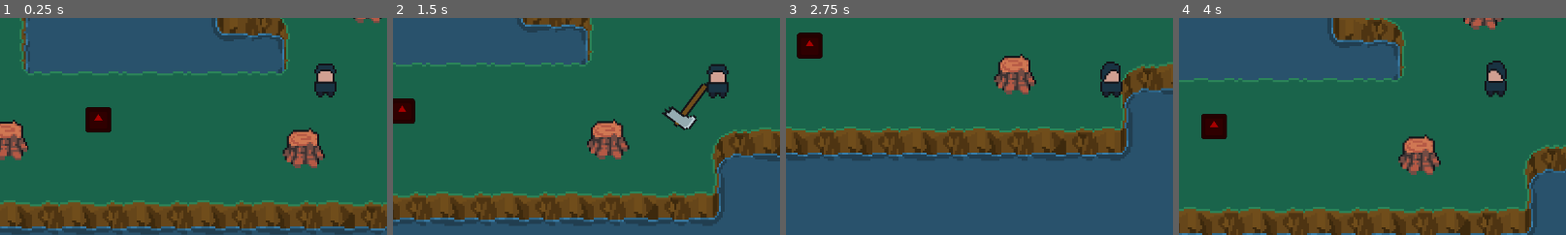
Above: before the commit, frames 1-4 (left to right).
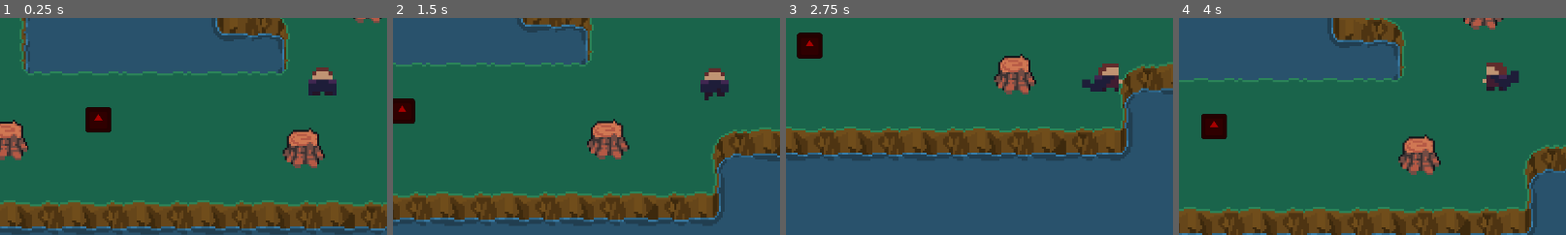
Above: after the commit, the same moments.

Repository: Nademtis/2D-MeleeCombat-and-pathfinding
Game: Godot game, scene res://main.tscn
The game is run twice, just before and just after one commit, with the same random seed, the same clock (stepped at 60 frames per second) and the same inputs. The engine's default icon, where the game draws it, is replaced by a stand-in: a white triangle on a blue panel in a dark square.
Inputs (mouse positions are % of the whole screen's width and height, from its top left):
- Up to frame 1 (0.25 s): no input
- Up to frame 2 (1.5 s): tap Enter at 0.5 s; move the mouse to (72, 45) at 0.52 s; press the mouse at (72, 45) at 0.53 s; hold D (right) 0.53-1.28 s; move the mouse to (30, 55) at 1.27 s; release the mouse at (30, 55) at 1.28 s; hold S (down) from 1.28 s (still down); right-click (30, 55) at 1.35 s
- Up to frame 3 (2.75 s): move the mouse to (60, 28) at 2.02 s; release S (down) at 2.03 s; press the mouse at (60, 28) at 2.03 s; hold D (right) from 2.03 s (still down)
- Up to frame 4 (4 s): move the mouse to (45, 70) at 2.77 s; release D (right) at 2.78 s; release the mouse at (45, 70) at 2.78 s; hold W (up) 2.78-3.53 s; right-click (45, 70) at 2.85 s; move the mouse to (80, 65) at 3.52 s; press the mouse at (80, 65) at 3.53 s; hold Left (left) from 3.53 s (still down)
The pictures show only the part of the screen within x 8-58%, y 36-86%; the shares and areas given below are measured in that part.

The runs differ from the first frame. In frame 1, 0.7% of the frame differs, in the area x 79-87%, y 20-37%; in frame 2, 1.5%, in the area x 69-87%, y 20-52%; in frame 3, 1.0%; in frame 4, 1.0%.

Commit message:
right before refactor combat to animation based

Diff:
--- a/game/player/attack.tscn
+++ b/game/player/attack.tscn
@@ -204,6 +204,7 @@
 }
 
 [node name="attack" type="Node2D"]
+visible = false
 script = ExtResource("1_adh8c")
 
 [node name="Sprite2D" type="Sprite2D" parent="."]
--- a/game/player/player.tscn
+++ b/game/player/player.tscn
@@ -1,46 +1,359 @@
-[gd_scene load_steps=9 format=3 uid="uid://bgcsvqqyjw1qp"]
+[gd_scene load_steps=56 format=3 uid="uid://bgcsvqqyjw1qp"]
 
 [ext_resource type="Script" path="res://player/scripts/player.gd" id="1_f8ifd"]
-[ext_resource type="Texture2D" uid="uid://cib2bbxj5rnk2" path="res://assets/player/Guy.png" id="2_ugcwi"]
 [ext_resource type="Script" path="res://player/axe.gd" id="3_8ikbw"]
-
-[sub_resource type="AtlasTexture" id="AtlasTexture_xexu8"]
-atlas = ExtResource("2_ugcwi")
-region = Rect2(0, 0, 32, 32)
-
-[sub_resource type="AtlasTexture" id="AtlasTexture_0wg2x"]
-atlas = ExtResource("2_ugcwi")
-region = Rect2(64, 0, 32, 32)
-
-[sub_resource type="AtlasTexture" id="AtlasTexture_n01hr"]
-atlas = ExtResource("2_ugcwi")
-region = Rect2(32, 0, 32, 32)
+[ext_resource type="Texture2D" uid="uid://cxjwq87qs2bxh" path="res://assets/player/idle_down.png" id="3_kr74e"]
+[ext_resource type="Texture2D" uid="uid://brmkfhpbgvrnd" path="res://assets/player/attack_1_right.png" id="3_s4nyg"]
+[ext_resource type="Texture2D" uid="uid://bwtx4ep8cwarv" path="res://assets/player/attack_2_right.png" id="4_2dj8s"]
+[ext_resource type="Texture2D" uid="uid://lna1kohtapwr" path="res://assets/player/walk_left.png" id="4_8jtpt"]
+[ext_resource type="Texture2D" uid="uid://dsrt8v041grvw" path="res://assets/player/walk_down.png" id="4_xb4ml"]
+[ext_resource type="Texture2D" uid="uid://yyovrvge7xtn" path="res://assets/player/walk_right.png" id="5_bc13y"]
+[ext_resource type="Texture2D" uid="uid://b6ug3j0f7bisk" path="res://assets/player/walk_up.png" id="7_8ppyk"]
+
+[sub_resource type="AtlasTexture" id="AtlasTexture_7s7li"]
+atlas = ExtResource("3_s4nyg")
+region = Rect2(0, 0, 32, 32)
+
+[sub_resource type="AtlasTexture" id="AtlasTexture_cnnx1"]
+atlas = ExtResource("3_s4nyg")
+region = Rect2(32, 0, 32, 32)
+
+[sub_resource type="AtlasTexture" id="AtlasTexture_fe2hm"]
+atlas = ExtResource("3_s4nyg")
+region = Rect2(64, 0, 32, 32)
+
+[sub_resource type="AtlasTexture" id="AtlasTexture_vmsc1"]
+atlas = ExtResource("3_s4nyg")
+region = Rect2(96, 0, 32, 32)
+
+[sub_resource type="AtlasTexture" id="AtlasTexture_7rcj1"]
+atlas = ExtResource("3_s4nyg")
+region = Rect2(128, 0, 32, 32)
+
+[sub_resource type="AtlasTexture" id="AtlasTexture_7et2l"]
+atlas = ExtResource("4_2dj8s")
+region = Rect2(0, 0, 32, 32)
+
+[sub_resource type="AtlasTexture" id="AtlasTexture_1j4u1"]
+atlas = ExtResource("4_2dj8s")
+region = Rect2(32, 0, 32, 32)
+
+[sub_resource type="AtlasTexture" id="AtlasTexture_dc83i"]
+atlas = ExtResource("4_2dj8s")
+region = Rect2(64, 0, 32, 32)
+
+[sub_resource type="AtlasTexture" id="AtlasTexture_uayaf"]
+atlas = ExtResource("4_2dj8s")
+region = Rect2(96, 0, 32, 32)
+
+[sub_resource type="AtlasTexture" id="AtlasTexture_b17ul"]
+atlas = ExtResource("4_2dj8s")
+region = Rect2(128, 0, 32, 32)
+
+[sub_resource type="AtlasTexture" id="AtlasTexture_mqr72"]
+atlas = ExtResource("3_kr74e")
+region = Rect2(0, 0, 32, 32)
+
+[sub_resource type="AtlasTexture" id="AtlasTexture_pudmo"]
+atlas = ExtResource("3_kr74e")
+region = Rect2(32, 0, 32, 32)
+
+[sub_resource type="AtlasTexture" id="AtlasTexture_4ae1p"]
+atlas = ExtResource("3_kr74e")
+region = Rect2(64, 0, 32, 32)
+
+[sub_resource type="AtlasTexture" id="AtlasTexture_2fwxy"]
+atlas = ExtResource("3_kr74e")
+region = Rect2(96, 0, 32, 32)
+
+[sub_resource type="AtlasTexture" id="AtlasTexture_ddbil"]
+atlas = ExtResource("3_kr74e")
+region = Rect2(128, 0, 32, 32)
+
+[sub_resource type="AtlasTexture" id="AtlasTexture_mhbog"]
+atlas = ExtResource("3_kr74e")
+region = Rect2(160, 0, 32, 32)
+
+[sub_resource type="AtlasTexture" id="AtlasTexture_dhrqf"]
+atlas = ExtResource("4_xb4ml")
+region = Rect2(0, 0, 32, 32)
+
+[sub_resource type="AtlasTexture" id="AtlasTexture_8xgjy"]
+atlas = ExtResource("4_xb4ml")
+region = Rect2(32, 0, 32, 32)
+
+[sub_resource type="AtlasTexture" id="AtlasTexture_x6gp0"]
+atlas = ExtResource("4_xb4ml")
+region = Rect2(64, 0, 32, 32)
+
+[sub_resource type="AtlasTexture" id="AtlasTexture_4c5vp"]
+atlas = ExtResource("4_xb4ml")
+region = Rect2(96, 0, 32, 32)
+
+[sub_resource type="AtlasTexture" id="AtlasTexture_rembl"]
+atlas = ExtResource("4_xb4ml")
+region = Rect2(128, 0, 32, 32)
+
+[sub_resource type="AtlasTexture" id="AtlasTexture_6inw5"]
+atlas = ExtResource("4_xb4ml")
+region = Rect2(160, 0, 32, 32)
+
+[sub_resource type="AtlasTexture" id="AtlasTexture_r5rtq"]
+atlas = ExtResource("4_xb4ml")
+region = Rect2(192, 0, 32, 32)
+
+[sub_resource type="AtlasTexture" id="AtlasTexture_lipxw"]
+atlas = ExtResource("4_xb4ml")
+region = Rect2(224, 0, 32, 32)
+
+[sub_resource type="AtlasTexture" id="AtlasTexture_sagli"]
+atlas = ExtResource("4_8jtpt")
+region = Rect2(0, 0, 32, 32)
+
+[sub_resource type="AtlasTexture" id="AtlasTexture_cyr4b"]
+atlas = ExtResource("4_8jtpt")
+region = Rect2(32, 0, 32, 32)
+
+[sub_resource type="AtlasTexture" id="AtlasTexture_k6rou"]
+atlas = ExtResource("4_8jtpt")
+region = Rect2(64, 0, 32, 32)
+
+[sub_resource type="AtlasTexture" id="AtlasTexture_wxm35"]
+atlas = ExtResource("4_8jtpt")
+region = Rect2(96, 0, 32, 32)
+
+[sub_resource type="AtlasTexture" id="AtlasTexture_3fjet"]
+atlas = ExtResource("4_8jtpt")
+region = Rect2(128, 0, 32, 32)
+
+[sub_resource type="AtlasTexture" id="AtlasTexture_q64kq"]
+atlas = ExtResource("4_8jtpt")
+region = Rect2(160, 0, 32, 32)
+
+[sub_resource type="AtlasTexture" id="AtlasTexture_uwycn"]
+atlas = ExtResource("5_bc13y")
+region = Rect2(0, 0, 32, 32)
+
+[sub_resource type="AtlasTexture" id="AtlasTexture_twd2k"]
+atlas = ExtResource("5_bc13y")
+region = Rect2(32, 0, 32, 32)
+
+[sub_resource type="AtlasTexture" id="AtlasTexture_htq18"]
+atlas = ExtResource("5_bc13y")
+region = Rect2(64, 0, 32, 32)
+
+[sub_resource type="AtlasTexture" id="AtlasTexture_3lnlw"]
+atlas = ExtResource("5_bc13y")
+region = Rect2(96, 0, 32, 32)
+
+[sub_resource type="AtlasTexture" id="AtlasTexture_8r8aa"]
+atlas = ExtResource("5_bc13y")
+region = Rect2(128, 0, 32, 32)
+
+[sub_resource type="AtlasTexture" id="AtlasTexture_rmxlw"]
+atlas = ExtResource("5_bc13y")
+region = Rect2(160, 0, 32, 32)
+
+[sub_resource type="AtlasTexture" id="AtlasTexture_r8pkq"]
+atlas = ExtResource("7_8ppyk")
+region = Rect2(0, 0, 32, 32)
+
+[sub_resource type="AtlasTexture" id="AtlasTexture_0dmtg"]
+atlas = ExtResource("7_8ppyk")
+region = Rect2(32, 0, 32, 32)
+
+[sub_resource type="AtlasTexture" id="AtlasTexture_4odb2"]
+atlas = ExtResource("7_8ppyk")
+region = Rect2(64, 0, 32, 32)
+
+[sub_resource type="AtlasTexture" id="AtlasTexture_fllv7"]
+atlas = ExtResource("7_8ppyk")
+region = Rect2(96, 0, 32, 32)
+
+[sub_resource type="AtlasTexture" id="AtlasTexture_imak6"]
+atlas = ExtResource("7_8ppyk")
+region = Rect2(128, 0, 32, 32)
+
+[sub_resource type="AtlasTexture" id="AtlasTexture_eaagi"]
+atlas = ExtResource("7_8ppyk")
+region = Rect2(160, 0, 32, 32)
+
+[sub_resource type="AtlasTexture" id="AtlasTexture_oc33t"]
+atlas = ExtResource("7_8ppyk")
+region = Rect2(192, 0, 32, 32)
+
+[sub_resource type="AtlasTexture" id="AtlasTexture_ywit7"]
+atlas = ExtResource("7_8ppyk")
+region = Rect2(224, 0, 32, 32)
 
 [sub_resource type="SpriteFrames" id="SpriteFrames_rfhv2"]
 animations = [{
 "frames": [{
 "duration": 1.0,
-"texture": SubResource("AtlasTexture_xexu8")
-}],
-"loop": true,
-"name": &"idle",
-"speed": 5.0
-}, {
-"frames": [{
-"duration": 1.0,
-"texture": SubResource("AtlasTexture_0wg2x")
-}],
-"loop": true,
-"name": &"left",
-"speed": 5.0
-}, {
-"frames": [{
-"duration": 1.0,
-"texture": SubResource("AtlasTexture_n01hr")
-}],
-"loop": true,
-"name": &"right",
-"speed": 5.0
+"texture": SubResource("AtlasTexture_7s7li")
+}, {
+"duration": 1.0,
+"texture": SubResource("AtlasTexture_cnnx1")
+}, {
+"duration": 1.0,
+"texture": SubResource("AtlasTexture_fe2hm")
+}, {
+"duration": 1.0,
+"texture": SubResource("AtlasTexture_vmsc1")
+}, {
+"duration": 1.0,
+"texture": SubResource("AtlasTexture_7rcj1")
+}],
+"loop": false,
+"name": &"attack_1_right",
+"speed": 12.0
+}, {
+"frames": [{
+"duration": 1.0,
+"texture": SubResource("AtlasTexture_7et2l")
+}, {
+"duration": 1.0,
+"texture": SubResource("AtlasTexture_1j4u1")
+}, {
+"duration": 1.0,
+"texture": SubResource("AtlasTexture_dc83i")
+}, {
+"duration": 1.0,
+"texture": SubResource("AtlasTexture_uayaf")
+}, {
+"duration": 1.0,
+"texture": SubResource("AtlasTexture_b17ul")
+}],
+"loop": false,
+"name": &"attack_2_right",
+"speed": 12.0
+}, {
+"frames": [{
+"duration": 1.0,
+"texture": SubResource("AtlasTexture_mqr72")
+}, {
+"duration": 1.0,
+"texture": SubResource("AtlasTexture_pudmo")
+}, {
+"duration": 1.0,
+"texture": SubResource("AtlasTexture_4ae1p")
+}, {
+"duration": 1.0,
+"texture": SubResource("AtlasTexture_2fwxy")
+}, {
+"duration": 1.0,
+"texture": SubResource("AtlasTexture_ddbil")
+}, {
+"duration": 1.0,
+"texture": SubResource("AtlasTexture_mhbog")
+}],
+"loop": true,
+"name": &"idle_down",
+"speed": 10.0
+}, {
+"frames": [{
+"duration": 1.0,
+"texture": SubResource("AtlasTexture_dhrqf")
+}, {
+"duration": 1.0,
+"texture": SubResource("AtlasTexture_8xgjy")
+}, {
+"duration": 1.0,
+"texture": SubResource("AtlasTexture_x6gp0")
+}, {
+"duration": 1.0,
+"texture": SubResource("AtlasTexture_4c5vp")
+}, {
+"duration": 1.0,
+"texture": SubResource("AtlasTexture_rembl")
+}, {
+"duration": 1.0,
+"texture": SubResource("AtlasTexture_6inw5")
+}, {
+"duration": 1.0,
+"texture": SubResource("AtlasTexture_r5rtq")
+}, {
+"duration": 1.0,
+"texture": SubResource("AtlasTexture_lipxw")
+}],
+"loop": true,
+"name": &"walk_down",
+"speed": 10.0
+}, {
+"frames": [{
+"duration": 1.0,
+"texture": SubResource("AtlasTexture_sagli")
+}, {
+"duration": 1.0,
+"texture": SubResource("AtlasTexture_cyr4b")
+}, {
+"duration": 1.0,
+"texture": SubResource("AtlasTexture_k6rou")
+}, {
+"duration": 1.0,
+"texture": SubResource("AtlasTexture_wxm35")
+}, {
+"duration": 1.0,
+"texture": SubResource("AtlasTexture_3fjet")
+}, {
+"duration": 1.0,
+"texture": SubResource("AtlasTexture_q64kq")
+}],
+"loop": true,
+"name": &"walk_left",
+"speed": 10.0
+}, {
+"frames": [{
+"duration": 1.0,
+"texture": SubResource("AtlasTexture_uwycn")
+}, {
+"duration": 1.0,
+"texture": SubResource("AtlasTexture_twd2k")
+}, {
+"duration": 1.0,
+"texture": SubResource("AtlasTexture_htq18")
+}, {
+"duration": 1.0,
+"texture": SubResource("AtlasTexture_3lnlw")
+}, {
+"duration": 1.0,
+"texture": SubResource("AtlasTexture_8r8aa")
+}, {
+"duration": 1.0,
+"texture": SubResource("AtlasTexture_rmxlw")
+}],
+"loop": true,
+"name": &"walk_right",
+"speed": 10.0
+}, {
+"frames": [{
+"duration": 1.0,
+"texture": SubResource("AtlasTexture_r8pkq")
+}, {
+"duration": 1.0,
+"texture": SubResource("AtlasTexture_0dmtg")
+}, {
+"duration": 1.0,
+"texture": SubResource("AtlasTexture_4odb2")
+}, {
+"duration": 1.0,
+"texture": SubResource("AtlasTexture_fllv7")
+}, {
+"duration": 1.0,
+"texture": SubResource("AtlasTexture_imak6")
+}, {
+"duration": 1.0,
+"texture": SubResource("AtlasTexture_eaagi")
+}, {
+"duration": 1.0,
+"texture": SubResource("AtlasTexture_oc33t")
+}, {
+"duration": 1.0,
+"texture": SubResource("AtlasTexture_ywit7")
+}],
+"loop": true,
+"name": &"walk_up",
+"speed": 10.0
 }]
 
 [sub_resource type="CircleShape2D" id="CircleShape2D_ynujc"]
@@ -51,6 +364,7 @@
 script = ExtResource("1_f8ifd")
 
 [node name="axe" type="Node2D" parent="."]
+visible = false
 position = Vector2(0, 4)
 rotation = -1.5708
 script = ExtResource("3_8ikbw")
@@ -61,8 +375,11 @@
 
 [node name="AnimatedSprite2D" type="AnimatedSprite2D" parent="."]
 z_index = 1
+scale = Vector2(2, 2)
 sprite_frames = SubResource("SpriteFrames_rfhv2")
-animation = &"left"
+animation = &"attack_2_right"
+frame = 4
+frame_progress = 1.0
 
 [node name="CollisionShape2D" type="CollisionShape2D" parent="."]
 scale = Vector2(0.5, 0.5)
--- a/game/player/scripts/player.gd
+++ b/game/player/scripts/player.gd
@@ -94,12 +94,15 @@
 
 func anim_player():
 	if velocity.x > 0: # Moving right
-		animated_sprite_2d.play("right")
+		animated_sprite_2d.play("walk_right")
 	elif velocity.x < 0: # Moving left
-		animated_sprite_2d.play("left")
-	else: # Idle (no horizontal movement)
-		animated_sprite_2d.play("idle")
-
+		animated_sprite_2d.play("walk_left")
+	elif velocity.y > 0: # Moving down
+		animated_sprite_2d.play("walk_down")
+	elif velocity.y < 0: # Moving up
+		animated_sprite_2d.play("walk_up")
+	else: # Idle (no movement)
+		animated_sprite_2d.play("idle_down")
 
 
 func _on_attack_cool_down_timeout() -> void:
Binary file added: game/assets/player/attack_1_right.png
Not shown, added: game/assets/player/attack_1_right.png.import
Binary file added: game/assets/player/attack_2_right.png
Not shown, added: game/assets/player/attack_2_right.png.import
Binary file added: game/assets/player/idle_down.png
Not shown, added: game/assets/player/idle_down.png.import
Binary file added: game/assets/player/walk_down.png
Not shown, added: game/assets/player/walk_down.png.import
Binary file added: game/assets/player/walk_left.png
Not shown, added: game/assets/player/walk_left.png.import
Binary file added: game/assets/player/walk_right.png
Not shown, added: game/assets/player/walk_right.png.import
(and 2 more such lines)
